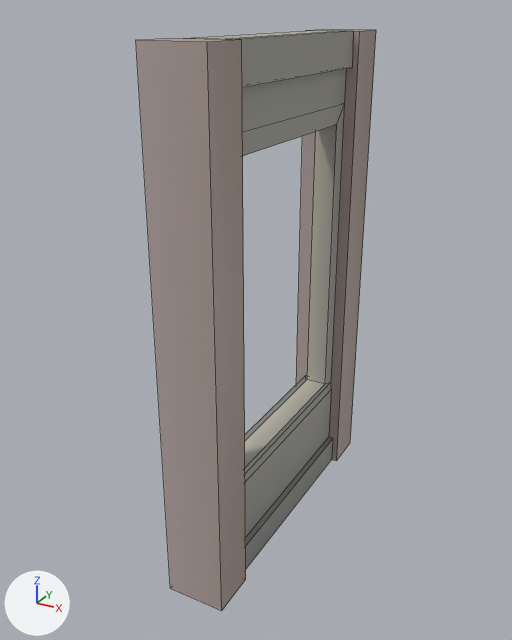
What one commit did to the FBX model Assets/_/Art/Models/BAR_PROTO_1/B01_fenetre_4.fbx.
The view is the same before and after, from a 50 mm camera at (1.87, -4.57, 3.17) aimed at (-0.05, -1.08, 1.43). Every picture has the same lights, and +X, +Y and +Z are marked at lower left. The picture after the commit comes second. Mesh edges are drawn as thin lines. Where no turn or scale is listed for an object, it has been applied to the vertices.

Names of what the first picture shows: 'B01_fenetre_4'.
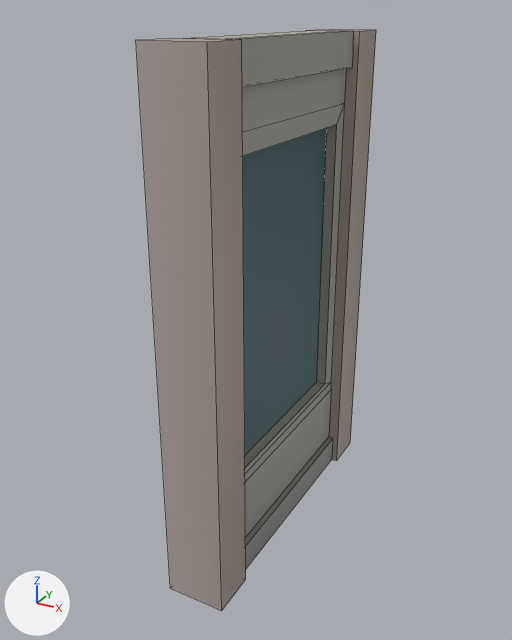
Patch to the scene script:
```diff
--- a/Assets/_/Art/Models/BAR_PROTO_1/B01_fenetre_4.fbx.py
+++ b/Assets/_/Art/Models/BAR_PROTO_1/B01_fenetre_4.fbx.py
@@ mat_global_transparency @@
+mat_global_transparency = principled_material('Global_Transparency')
+mat_global_transparency.texture = img_globale_texture_png
@@ me_cube_086 @@
 # used by ob_b01_fenetre_4; location = (0.0, 0.0, 0.0)
-me_cube_086.from_pydata(...)  # 68 vertices, 64 faces; spans x -0.14..0.21, y -1.97..0.0, z 0.0..3.05
+me_cube_086.from_pydata(...)  # 76 vertices, 70 faces; spans x -0.14..0.21, y -1.97..0.0, z 0.0..3.05
+# me_cube_086 part 1: a new loose piece, a box spanning x 0.035..0.076, y -1.585..-0.395, z 0.707..2.519, in mat_global_transparency (picture img_globale_texture_png)
 me_cube_086.materials.append(mat_global_texture)
+me_cube_086.materials.append(mat_global_transparency)  # picture img_globale_texture_png
```

Pixel boxes (x1, y1, x2, y2) of what changed, in the pictures (512 x 640 px):
part 1 of me_cube_086, added (cyan)
    after: (243, 128, 327, 455)
